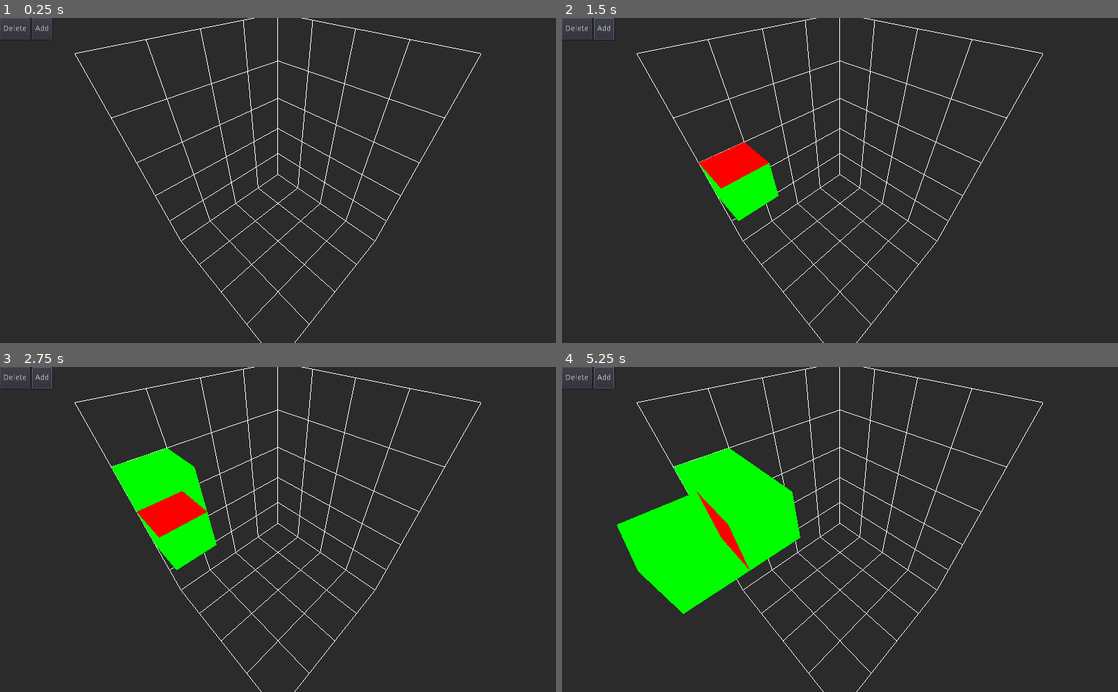
Above: before the commit, frames 1-4 (two rows, left to right).
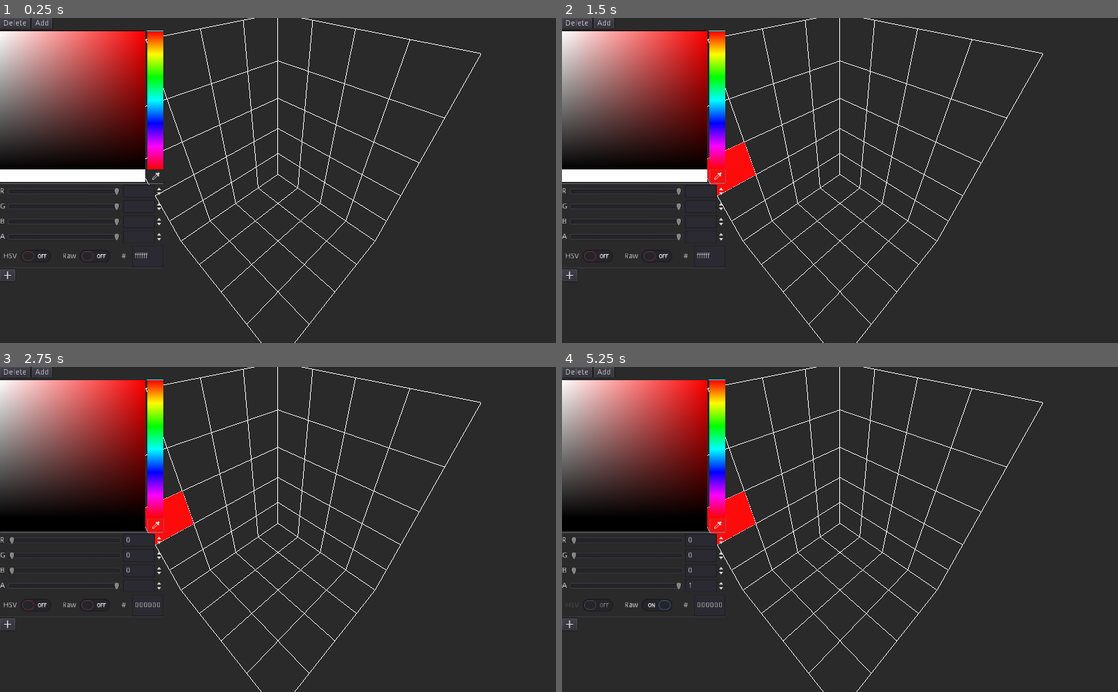
Above: after the commit, the same moments.

Repository: GaidamakUA/Voxenko
Game: Godot game, scene res://EditorSpace.tscn
Same seed, same stepped clock (60 frames per second), same inputs: the game is played once before the commit and once after it.
Inputs (mouse positions are in pixels of both pictures, inside the frame that each line leads up to):
- Up to frame 1 (0.25 s): no input
- Up to frame 2 (1.5 s): click "Add" at 0.5 s; click (717, 177) at 1.27 s
- Up to frame 3 (2.75 s): click (27, 604) at 2 s, where only the run after the commit has a clickable "HSV"
- Up to frame 4 (5.25 s): click (650, 604) at 2.75 s, where only the run after the commit has a clickable "Raw"; click "Add" at 3.5 s; click (717, 526) at 4.27 s; click (650, 604) at 5 s, where only the run after the commit has a clickable "Raw"

The runs differ from the first frame. In frame 1, 13% of the frame differs, in the area x 0-30%, y 0-81%; in frame 2, 14%; in frame 3, 15%; in frame 4, 20%, in the area x 0-43%, y 0-81%.

Commit message:
Implemented color selection

Diff:
--- a/BrushPicker.gd
+++ b/BrushPicker.gd
@@ -2,5 +2,19 @@
 
 signal action_selected(action)
 
-func _on_brush_selected(action):
+var action: Action
+
+func _ready():
+	action = AddAction.new()
+	action.color = Color.azure
 	emit_signal("action_selected", action)
+
+func _on_brush_selected(new_action):
+	new_action.color = action.color
+	action = new_action
+	emit_signal("action_selected", action)
+
+
+func _on_ColorPicker_color_changed(color):
+	action.color = color
+	emit_signal("action_selected", action)
--- a/EditorSpace.tscn
+++ b/EditorSpace.tscn
@@ -15,7 +15,7 @@
 [sub_resource type="Environment" id=2]
 background_mode = 1
 background_sky = SubResource( 1 )
-background_color = Color( 0.17, 0.17, 0.17, 1 )
+background_color = Color( 0.168627, 0.168627, 0.168627, 1 )
 background_energy = 0.0
 ambient_light_color = Color( 1, 1, 1, 1 )
 
@@ -40,6 +40,9 @@
 color = Color( 1, 1, 1, 1 )
 
 [node name="EditorSpace" type="Spatial"]
+
+[node name="DirectionalLight" type="DirectionalLight" parent="."]
+transform = Transform( -0.707107, -0.5, 0.5, 0, 0.707107, 0.707107, -0.707107, 0.5, -0.5, 3, 3, -3 )
 
 [node name="CameraGimbal" parent="." instance=ExtResource( 1 )]
 
@@ -69,16 +72,23 @@
 "_edit_use_anchors_": false
 }
 
-[node name="HBoxContainer" type="HBoxContainer" parent="BrushPicker"]
+[node name="VBoxContainer" type="VBoxContainer" parent="BrushPicker"]
 margin_right = 40.0
 margin_bottom = 40.0
 __meta__ = {
 "_edit_use_anchors_": false
 }
 
-[node name="Delete" type="Button" parent="BrushPicker/HBoxContainer"]
+[node name="HBoxContainer" type="HBoxContainer" parent="BrushPicker/VBoxContainer"]
+margin_right = 336.0
+margin_bottom = 20.0
+__meta__ = {
+"_edit_use_anchors_": false
+}
+
+[node name="Delete" type="Button" parent="BrushPicker/VBoxContainer/HBoxContainer"]
 margin_right = 55.0
-margin_bottom = 40.0
+margin_bottom = 20.0
 text = "Delete"
 script = ExtResource( 5 )
 __meta__ = {
@@ -86,10 +96,10 @@
 }
 action = SubResource( 5 )
 
-[node name="Add" type="Button" parent="BrushPicker/HBoxContainer"]
+[node name="Add" type="Button" parent="BrushPicker/VBoxContainer/HBoxContainer"]
 margin_left = 59.0
 margin_right = 96.0
-margin_bottom = 40.0
+margin_bottom = 20.0
 text = "Add"
 script = ExtResource( 5 )
 __meta__ = {
@@ -97,12 +107,21 @@
 }
 action = SubResource( 6 )
 
+[node name="ColorPicker" type="ColorPicker" parent="BrushPicker/VBoxContainer"]
+margin_top = 24.0
+margin_right = 336.0
+margin_bottom = 486.0
+__meta__ = {
+"_edit_use_anchors_": false
+}
+
 [node name="InputProcessor" type="Node" parent="."]
 script = ExtResource( 4 )
 [connection signal="camera_moved" from="CameraGimbal" to="Grid" method="_on_CameraGimbal_camera_moved"]
 [connection signal="pointing_at" from="CameraGimbal" to="Cursor" method="_on_CameraGimbal_pointing_at"]
 [connection signal="pointing_at" from="CameraGimbal" to="InputProcessor" method="_on_CameraGimbal_pointing_at"]
 [connection signal="action_selected" from="BrushPicker" to="InputProcessor" method="_on_BrushPicker_action_selected"]
-[connection signal="brush_selected" from="BrushPicker/HBoxContainer/Delete" to="BrushPicker" method="_on_brush_selected"]
-[connection signal="brush_selected" from="BrushPicker/HBoxContainer/Add" to="BrushPicker" method="_on_brush_selected"]
+[connection signal="brush_selected" from="BrushPicker/VBoxContainer/HBoxContainer/Delete" to="BrushPicker" method="_on_brush_selected"]
+[connection signal="brush_selected" from="BrushPicker/VBoxContainer/HBoxContainer/Add" to="BrushPicker" method="_on_brush_selected"]
+[connection signal="color_changed" from="BrushPicker/VBoxContainer/ColorPicker" to="BrushPicker" method="_on_ColorPicker_color_changed"]
 [connection signal="action_called" from="InputProcessor" to="VoxelHolder" method="_on_InputProcessor_action_called"]
--- a/InputProcessor.gd
+++ b/InputProcessor.gd
@@ -11,7 +11,6 @@
 	if event.is_action_pressed("mouse_click"):
 		_selected_action.position = _position
 		_selected_action.normal = _normal
-		_selected_action.color = Color.green
 		emit_signal("action_called", _selected_action)
 
 func _on_CameraGimbal_pointing_at(position: Vector3, normal: Vector3):
